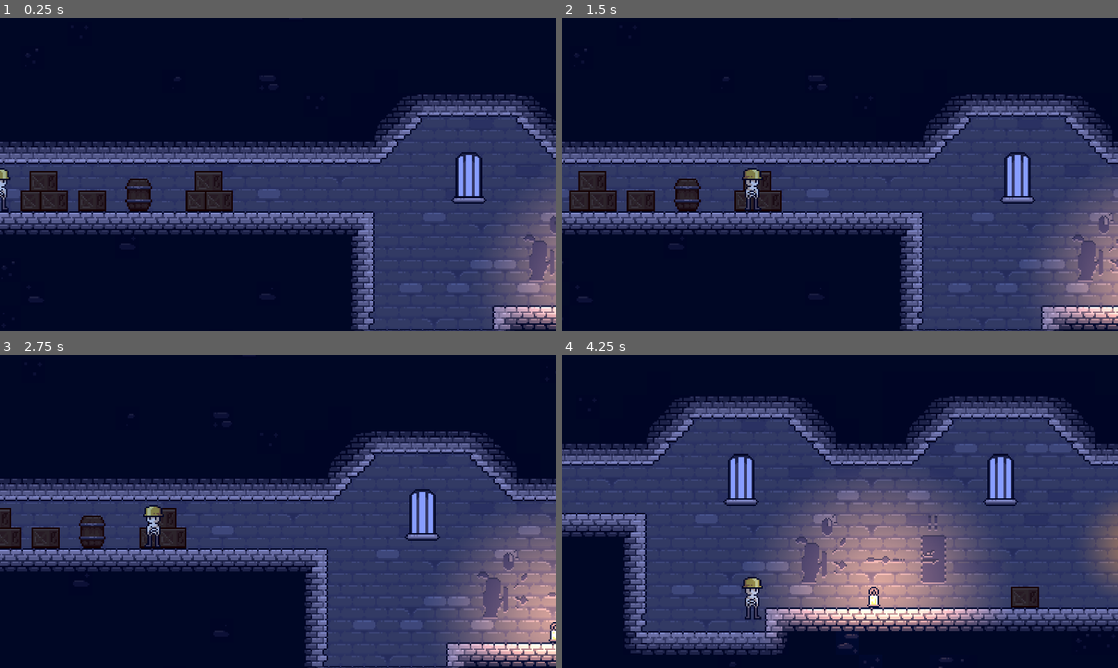
Above: before the commit, frames 1-4 (two rows, left to right).
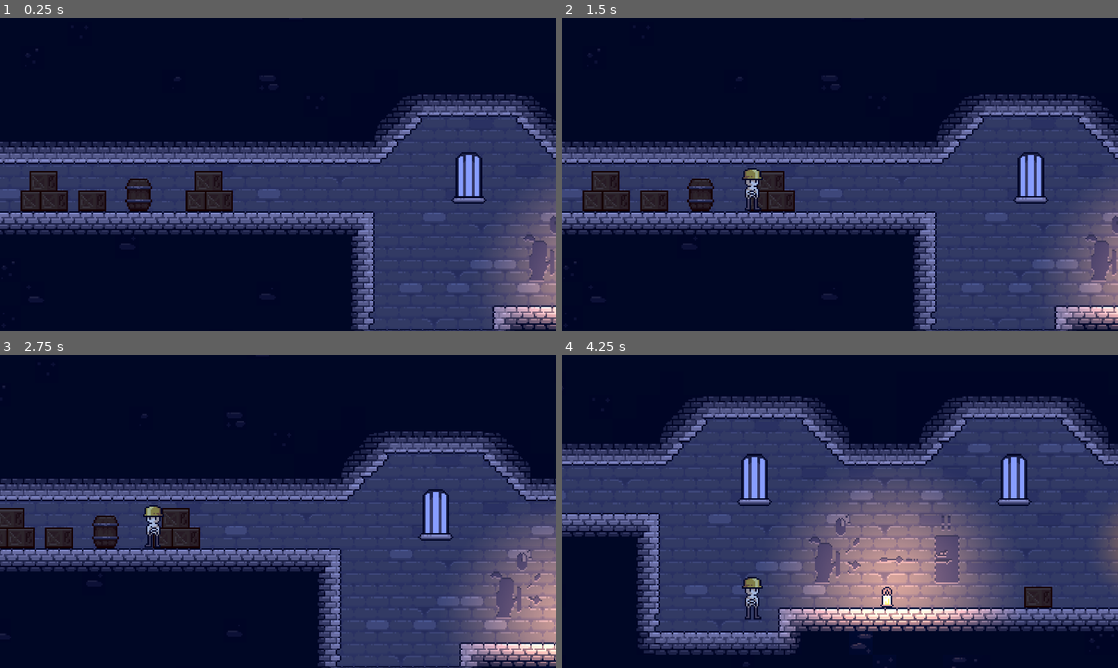
Above: after the commit, the same moments.

Repository: Lukko-Digital/You-Made-The-Dungeon
Game: Godot game, scene res://levels/level_3.tscn
The game is run twice, just before and just after one commit, with the same random seed, the same clock (stepped at 60 frames per second) and the same inputs. This scene is started directly instead of the project's main scene. The engine's default icon, where the game draws it, is replaced by a stand-in: a white triangle on a blue panel in a dark square.
Inputs:
- Up to frame 1 (0.25 s): no input
- Up to frame 2 (1.5 s): hold D (right) from 0.53 s (still down); tap E (interact) at 0.6, 1.35 s; tap Space (jump) at 0.77 s
- Up to frame 3 (2.75 s): tap Space (jump) at 1.52 s; release D (right) at 2.03 s; hold A (left) from 2.03 s (still down); tap E (interact) at 2.1 s
- Up to frame 4 (4.25 s): release A (left) at 2.78 s; hold D (right) from 2.78 s (still down); tap E (interact) at 2.85, 3.6 s; tap Space (jump) at 3.02, 3.77 s

The runs differ from the first frame. In frame 1, 0.2% of the frame differs, in the area x 0-2%, y 48-62%; in frame 2, 12%; in frame 3, 12%; in frame 4, 17%, in the area x 0-100%, y 10-100%.
Error in both runs: Invalid assignment of property or key 'parameters/conditions/not_shot' with value of type 'bool' on a base object of type 'AnimationTree'. (res://scripts/playe…

Commit message:
shift player spawn

Diff:
--- a/levels/level_3.tscn
+++ b/levels/level_3.tscn
@@ -1756,7 +1756,7 @@
 
 [node name="player" parent="LevelEssentials" instance=ExtResource("1_dhmbr")]
 z_index = 5
-position = Vector2(-430, -15)
+position = Vector2(-438, -15)
 collision_mask = 10
 
 [node name="Camera2D" type="Camera2D" parent="LevelEssentials/player"]
